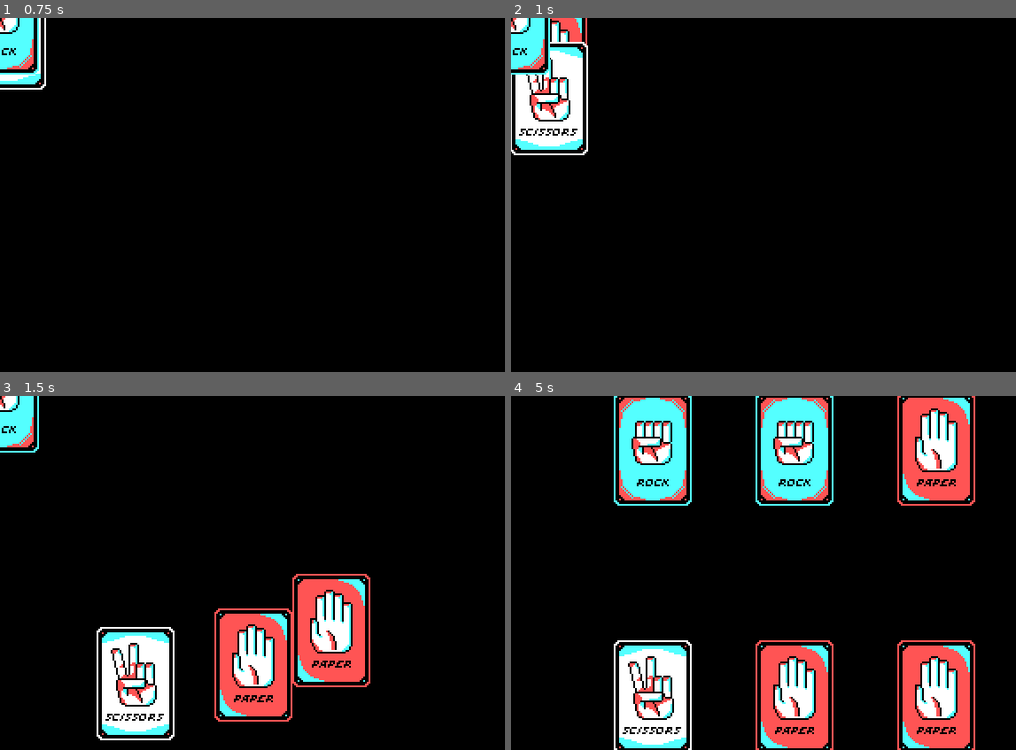
Above: before the commit, frames 1-4 (two rows, left to right).
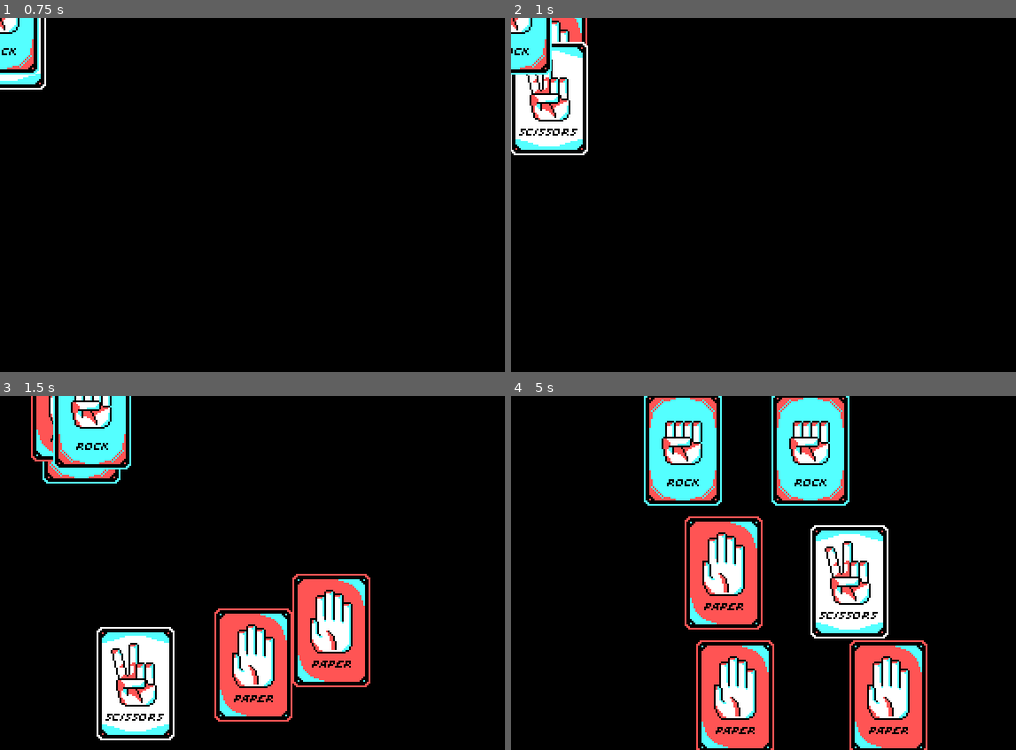
Above: after the commit, the same moments.

Repository: enunezs/EC2020GameJam
Game: Godot game, scene res://Game.tscn
The game is run twice, just before and just after one commit, with the same random seed, the same clock (stepped at 60 frames per second) and the same inputs. Before the commit the project has no main scene; this scene is started directly in both runs.
Inputs (mouse positions are in pixels of both pictures, inside the frame that each line leads up to):
- Up to frame 1 (0.75 s): tap Enter at 0.5 s; move the mouse to (0, 18) at 0.52 s; click (0, 18) at 0.67 s
- Up to frame 2 (1 s): no input
- Up to frame 3 (1.5 s): move the mouse to (151, 558) at 1.27 s; click (151, 558) at 1.42 s
- Up to frame 4 (5 s): move the mouse to (516, 396) at 2.02 s; click (516, 396) at 2.17 s; move the mouse to (758, 427) at 2.77 s; click (758, 427) at 2.92 s; move the mouse to (652, 696) at 3.52 s; click (652, 696) at 3.67 s; move the mouse to (793, 449) at 4.27 s; click (793, 449) at 4.42 s

Frame 1 is identical in both runs. In frame 2, 0.3% of the frame differs, in the area x 0-9%, y 0-16%; in frame 3, 4.4%; in frame 4, 35%, in the area x 20-92%, y 0-100%.

Commit message:
Bare Basics done

Diff:
--- a/Cards/CardBase.gd
+++ b/Cards/CardBase.gd
@@ -73,9 +73,7 @@
 func move_to(target):
 	var tween = get_node("Tween")
 	tween.interpolate_property(self, "position", position, target, 2, Tween.TRANS_QUINT, Tween.EASE_IN_OUT)
-	print("position")
-	print(position)
-	print(target)
+
 	tween.start()
 
 	yield(tween, "tween_completed")
--- a/Game.tscn
+++ b/Game.tscn
@@ -34,3 +34,6 @@
 
 [node name="StartCards" type="Node2D" parent="."]
 position = Vector2( 160, 100 )
+
+[node name="DiscardCards" type="Node2D" parent="."]
+position = Vector2( 260, 100 )
--- a/MainGame.gd
+++ b/MainGame.gd
@@ -22,14 +22,14 @@
 onready var n_cpu_active_card = $CPUActiveCard
 
 onready var n_start_cards = $StartCards
+onready var n_discard_pile = $DiscardCards
 
 
 
 var main_deck = []
 var player_deck = []
 var cpu_deck = []
-
-var discard_pile
+var discard_pile = []
 
 enum {ROCK=1, PAPER=2, SCISSORS=3}
 enum {WIN=1, LOSE=2, DRAW=3}
@@ -50,14 +50,17 @@
 	#Start new game
 	#game_setup()
 
-	yield(game_setup(), "completed")
-
-	yield(get_tree().create_timer(2.0), "timeout")
-
-	is_playing = true
+	game_setup()
+
+	#yield(get_tree().create_timer(2.0), "timeout")
+
 	play_game()
 
-
+###########################
+### CORE GAME FUNCTIONS ###
+###########################
+
+#setups all variables
 func game_setup():
 
 	is_playing = false
@@ -66,66 +69,114 @@
 
 	shuffle_deck(main_deck)
 	split_into_decks()
-	print("Start deck: ")
-	print(main_deck)
-
-
+	discard_pile = []
+
+	#print("Start deck: ")
+	#print(main_deck)
+
+	cpu_card = null
+	player_card = null
+
+	#return
+
+#runs start animations and setup
+func play_game():
+
+	is_playing = false
+
+	yield(arrange_cards(),"completed")
+
+
+	if (player_card == null ):
+		#setup board / first play
+		# TODO start_anim()
+
+		#flip_cards(cpu_deck, DOWN)
+
+		pass
+
+	else:
+		#Fight
+		var result = battle_cards(player_card, cpu_card)
+
+
+		#Discard cards
+		if result == WIN:
+			discard_card(cpu_card)
+			yield(player_card.move_to(n_start_cards.position),"completed")
+			discard_card(player_card)
+			#TODO: Sound?
+		if result == LOSE:
+			discard_card(player_card)
+			yield(cpu_card.move_to(n_start_cards.position),"completed")
+
+			discard_card(cpu_card)
+			#TODO: Sound?
+		if result == DRAW:
+			yield(get_tree().create_timer(1), "timeout")
+			discard_card(player_card)
+			discard_card(cpu_card)
+
+
+
+		#TODO: Update scores
+
+
+
+
+		pass
 	#Arrange cards
 
 	#TODO: CARDS ON START PILE
 
-	arrange_cards() #NICE
-
-	yield(get_tree().create_timer(5.0), "timeout")
+	#Move cards to players hands
+	#arrange_cards() #NICE
+
+	#yield(get_tree().create_timer(5.0), "timeout")
 
 	#flip CPU cards
-	flip_cards(cpu_deck, DOWN)
+
+
+
+	#Start the game proper
+
+
 	is_playing = true
 
-
-
-	#TODO: CPU picks card
-	#Start the game proper
-
-
-	#for loop?
-
-	return
-
-func play_game():
-
-	#check result
-
-
-	#update screens
-
-
-	# if still playing cpu makes next move
-
-	#while(len(player_deck)>0):
-
-	#CPU pick
-	cpu_card = CPU_pick()
-	#Move card to center
+	#First CPU pick
+	#CPU picks card (and moves to center)
+
+	if len(cpu_deck)>0:
+		CPU_pick()
+	else:
+		#game_over()
+		pass
+
+
+	#From this point, event driven
+	#Wait for user input, compare cards, update scores, CPU pick, repeat
 
 
 
 func CPU_pick():
 	#Just pick at random
 	var index = randi() % cpu_deck.size()
-	var card = cpu_deck[index]
+	cpu_card = cpu_deck[index]
 	cpu_deck.remove(index)
-	card.move_to(n_cpu_active_card.position)
-
-	return card
+
+
+	yield(cpu_card.move_to(n_cpu_active_card.position),"completed")
+	cpu_card.face_up()
+
 
 
 func Player_pick(card):
+	if not is_playing:
+		return
 	player_deck.erase(card)
 	player_card = card
 	card.move_to(n_player_active_card.position)
-
-	battle_cards(player_card, cpu_card)
+	play_game()
 
 
 
@@ -142,6 +193,11 @@
 		pass
 
 
+
+
+######################
+### CARD FUNCTIONS ###
+######################
 
 
 func generate_random_deck(size):
@@ -216,14 +272,21 @@
 
 
 	if p_type == cpu_type:
+		print("DRAW")
 		return DRAW
+
 	if p_type-cpu_type ==1 or p_type-cpu_type ==-2:
+		print("WIN")
 		return WIN
 
+
+	print("LOSE")
 	return LOSE
 
 
-
+#####################################
+### CARD ANIMATIONS & ARRANGEMENT ###
+#####################################
 
 func arrange_cards():
 
@@ -237,7 +300,7 @@
 	start.x = start.x - length/2
 
 
-
+	#player deck on bottom
 	for n_card in len(player_deck):
 		var pos = Vector2(start.x + n_card*(card_length+spacing), start.y)
 		yield(get_tree().create_timer(0.1), "timeout")
@@ -247,13 +310,18 @@
 	start = n_cpu_cards.position
 	start.x = start.x - length/2
 
-	yield(get_tree().create_timer(1.0), "timeout")
+	#rival deck on top
+	#yield(get_tree().create_timer(1.0), "timeout")
 	for n_card in len(cpu_deck):
 		var pos = Vector2(start.x + n_card*(card_length+spacing), start.y)
 		yield(get_tree().create_timer(0.1), "timeout")
 		cpu_deck[n_card].move_to(pos)
 
-	pass
+	yield(get_tree().create_timer(1.0), "timeout")
+
+	#Discard pile on right
+
+
 
 
 func flip_cards(deck ,dir):
@@ -263,4 +331,15 @@
 			n_card.face_up()
 		if dir == DOWN:
 			n_card.face_down()
-		yield(get_tree().create_timer(0.2), "timeout")
+		yield(get_tree().create_timer(0.15), "timeout")
+
+
+func discard_card(card):
+
+	#add to discard pile and move
+
+	discard_pile.append(card)
+	card.move_to(n_discard_pile.position)
+	#card.float_to(n_discard_pile.position)
+
+	pass
--- a/project.godot
+++ b/project.godot
@@ -16,6 +16,7 @@
 [application]
 
 config/name="Ec 2020 Game Jam"
+run/main_scene="res://Game.tscn"
 config/icon="res://icon.png"
 
 [display]
